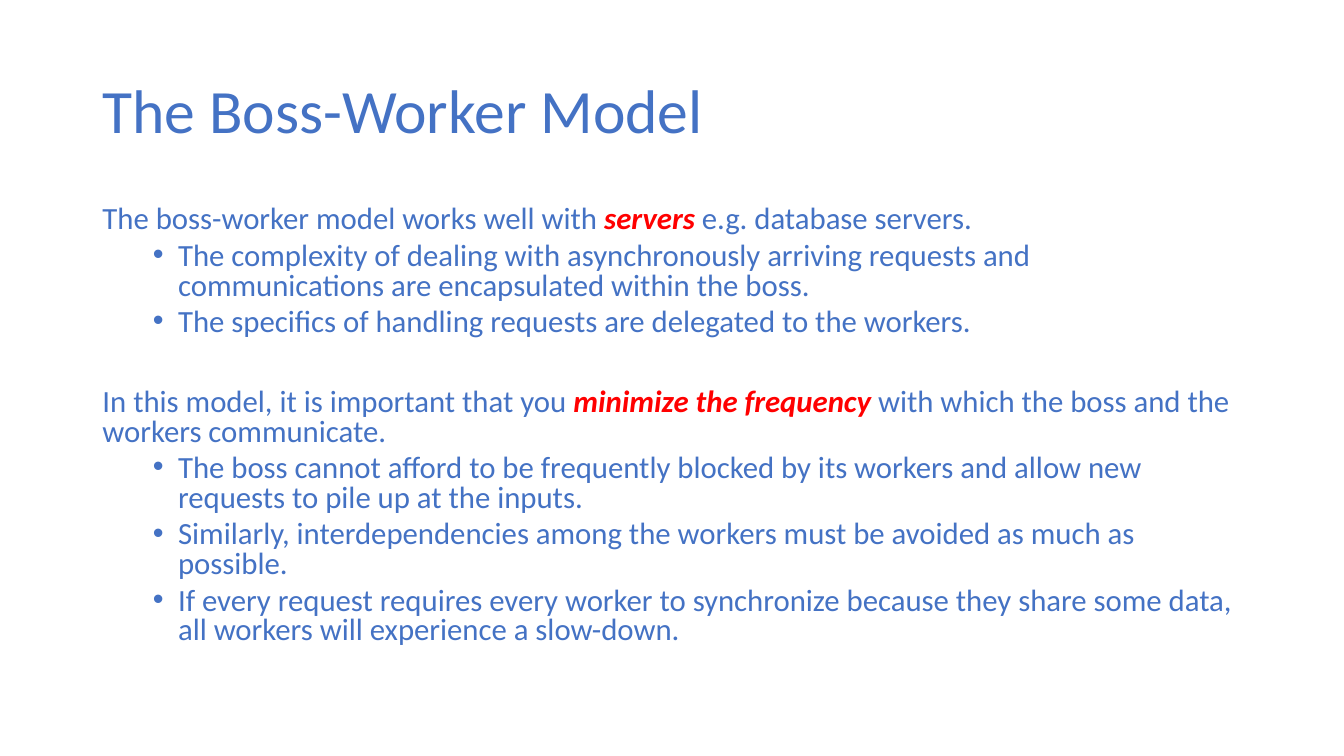
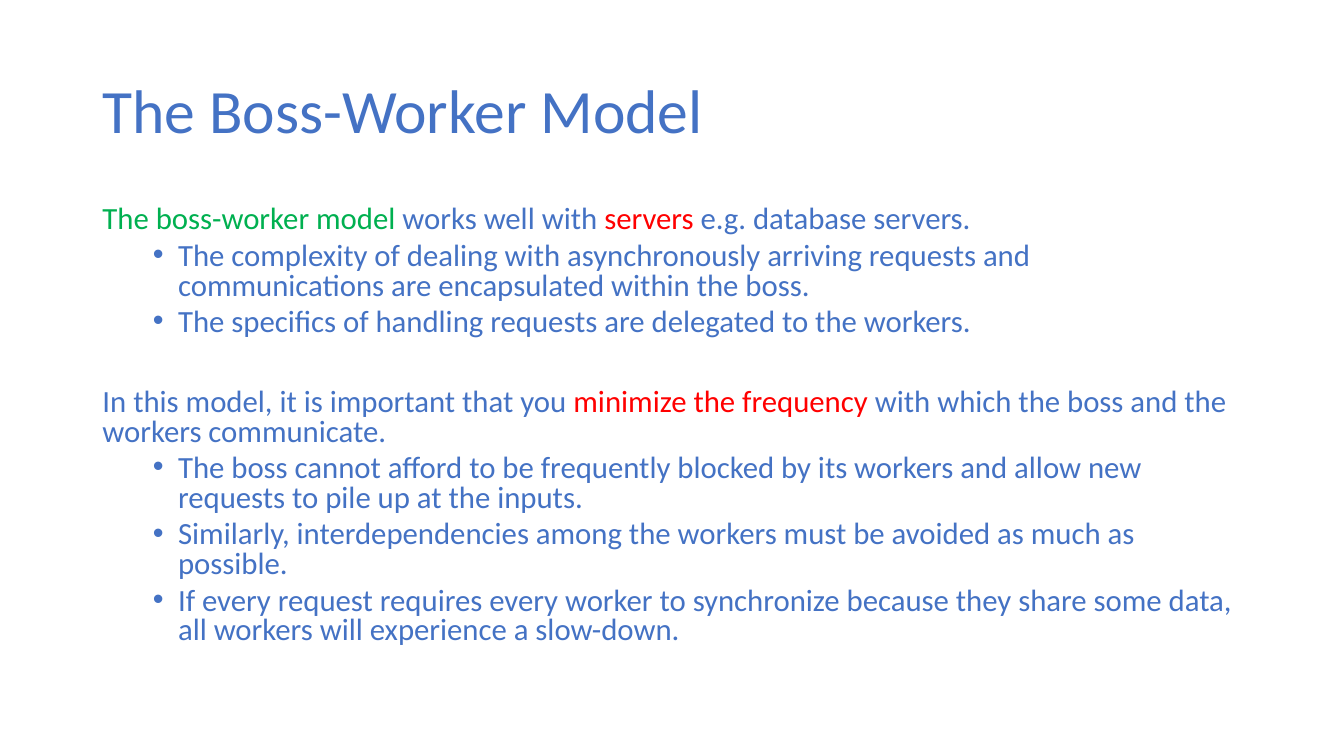
Before and after one commit to ekkapotc/PC, a slide deck: slide 9 of Slides/Lecture 5.pptx. Drawn at 1344x756 pixels with LibreOffice and Linux fonts; fonts in the diff are those of the drawing. Boxes give left, top, right and bottom in pixels: in the first picture for what was removed or moved away, otherwise in the second. Text is boxed around its words. In the diff, an @@ line names an element or a change of style, - is before the commit and + after.

```diff
--- a/Slides/Lecture 5.pptx
+++ b/Slides/Lecture 5.pptx
@@ text at [102,207,1226,442]: text colour #4472C4 to #00B050 in "The boss-worker model"; bold off, italic off in "servers", "minimize the frequency" @@
```
Also in this commit, not shown: 17 other slides changed, 3 other files.
